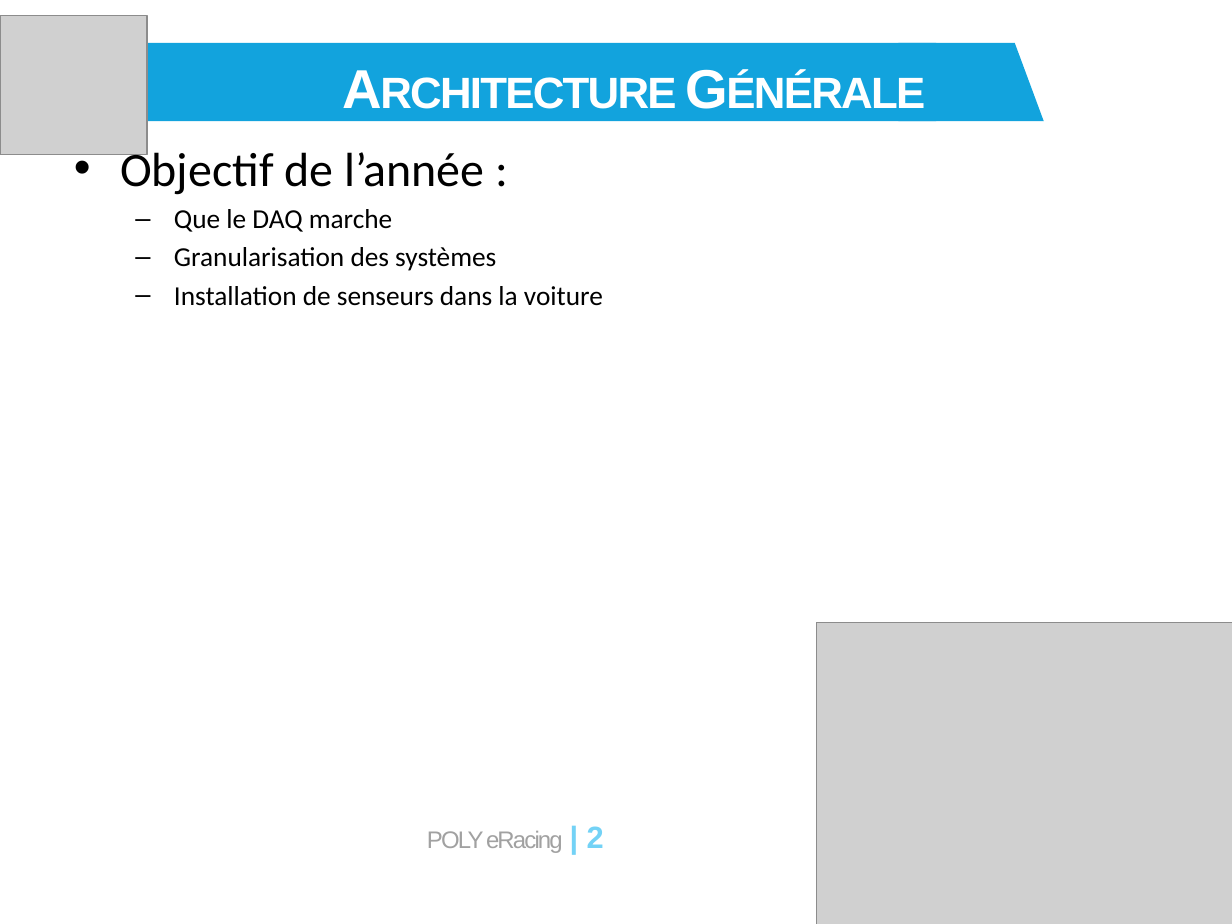
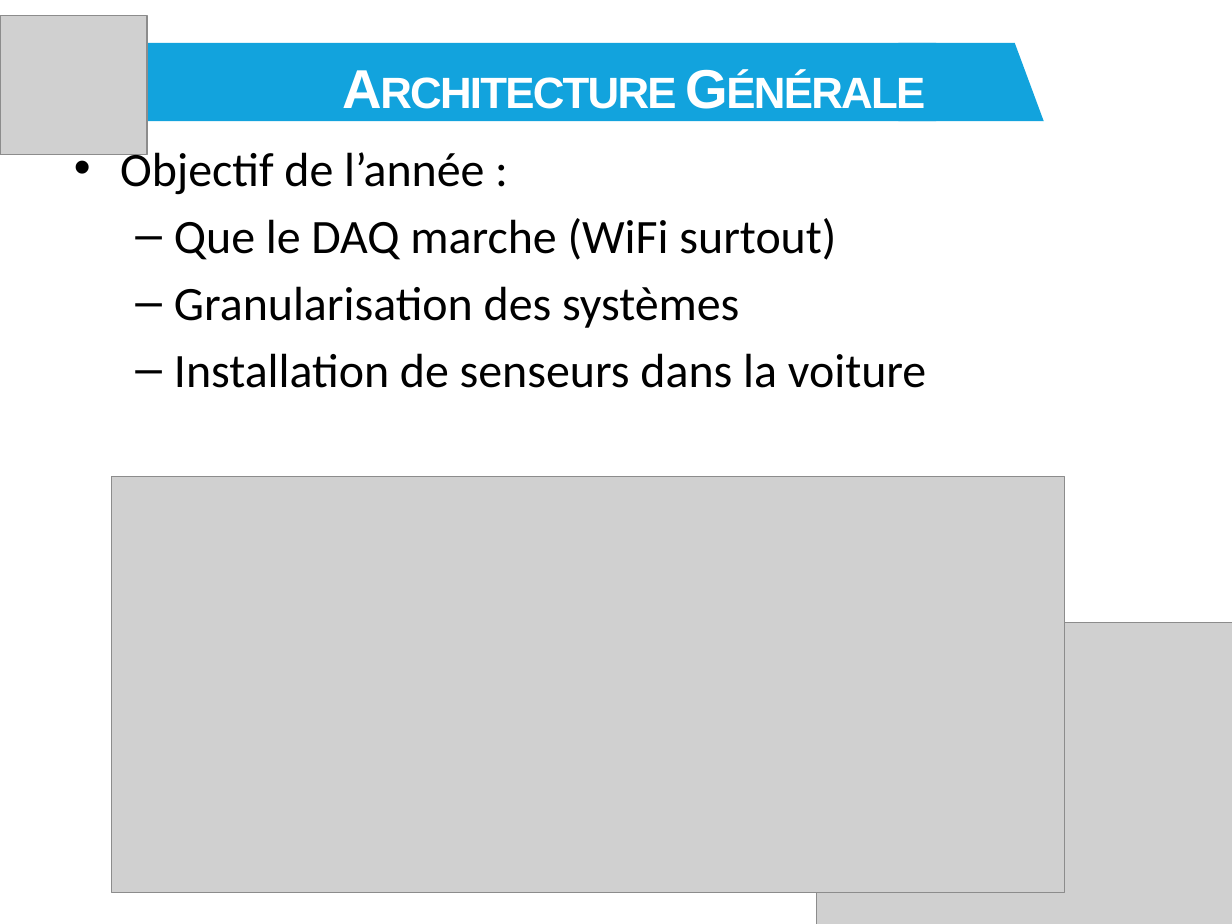
Before and after one commit to eRacing/DAQ, a slide deck: slide 2 of doc/DAQ_v3_DR1.pptx. Drawn at 1232x924 pixels with LibreOffice and Linux fonts; fonts in the diff are those of the drawing; grey boxes stand for pictures. Boxes give left, top, right and bottom in pixels: in the first picture for what was removed or moved away, otherwise in the second. Text is boxed around its words. In the diff, an @@ line names an element or a change of style, - is before the commit and + after.

```diff
--- a/doc/DAQ_v3_DR1.pptx
+++ b/doc/DAQ_v3_DR1.pptx
@@ text at bbox=[174, 218, 836, 260]: text changed; size 16 to 28 pt @@
-  – Que le DAQ marche
+  – Que le DAQ marche (WiFi surtout)
@@ text at bbox=[174, 286, 926, 388]: size 16 to 28 pt in "Granularisation des systèmes", "Installation de senseurs dans la voiture"; more space between paragraphs @@
@@ picture added at bbox=[112, 477, 1066, 893] @@
@@ page number removed at bbox=[427, 826, 604, 853] @@
-POLY eRacing | 2
```
Also in this commit, not shown: 2 other slides changed, 6 slides added, 15 slides removed, 2 other files.
